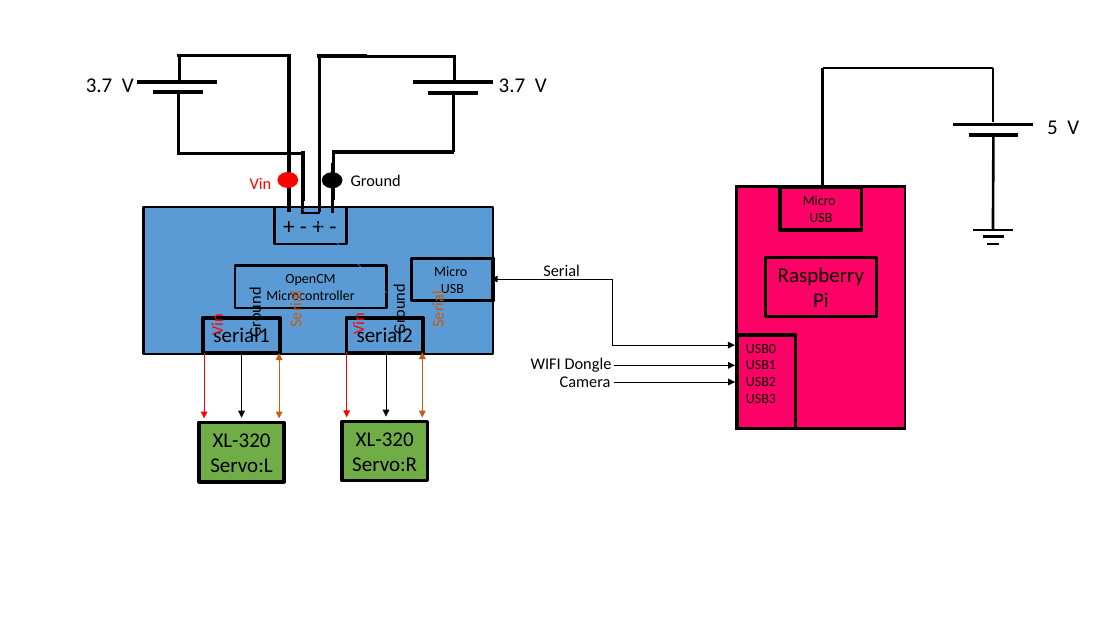
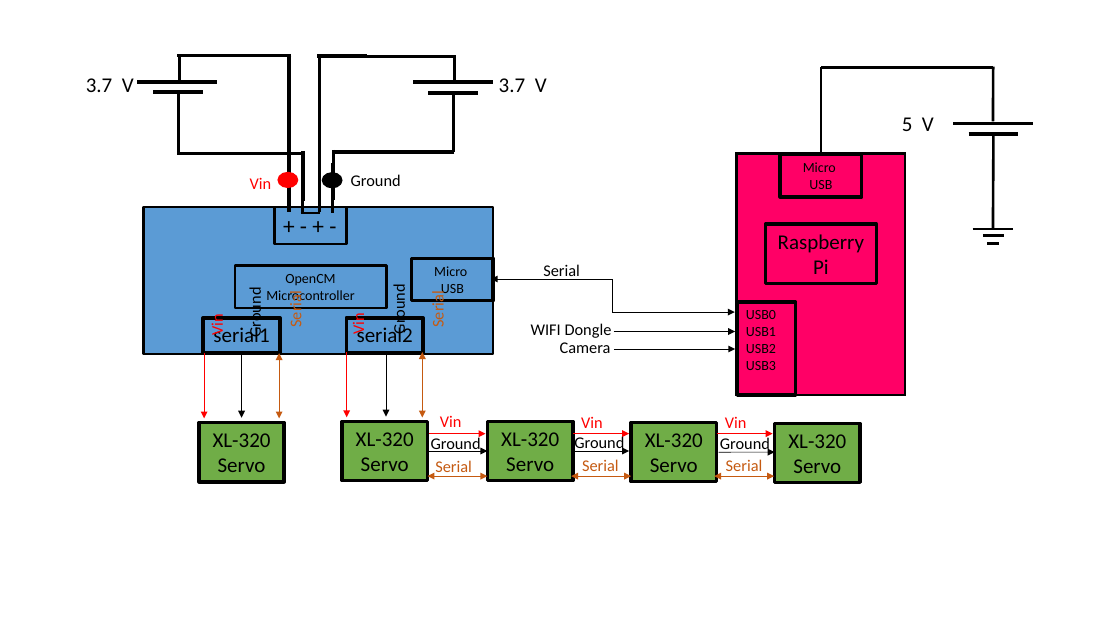
Before and after one commit to dudamoos/ece-499-hw1, a slide deck: slide 1 of design/electricalDiagram.pptx. Drawn at 1120x630 pixels with LibreOffice and Linux fonts; fonts in the diff are those of the drawing. Boxes give left, top, right and bottom in pixels: in the first picture for what was removed or moved away, otherwise in the second. Text is boxed around its words. In the diff, an @@ line names an element or a change of style, - is before the commit and + after.

```diff
--- a/design/electricalDiagram.pptx
+++ b/design/electricalDiagram.pptx
@@ line moved from (823, 68) - (823, 126) to (821, 67) - (821, 154) @@
@@ text "5 V": place and size @@
-text "5 V" at [1047, 120, 1079, 134]
+text "5 V" at [902, 117, 934, 131]
@@ line removed from (823, 126) to (823, 186) @@
@@ rectangle "Micro": place and size @@
-rectangle "Micro" at [781, 187, 862, 229]
+rectangle "Micro" at [781, 155, 862, 197]
@@ elbow double arrow moved from (491, 279) - (735, 345) to (491, 279) - (735, 313) @@
@@ 3 rectangles, 2 texts, 1 arrow: place and size @@
-3 rectangles, 2 texts, 1 arrow at [531, 187, 906, 429]
+3 rectangles, 2 texts, 1 arrow at [531, 154, 906, 396]
@@ arrow moved from (614, 382) - (735, 382) to (614, 350) - (735, 350) @@
@@ text added at [440, 416, 462, 427], 14 pt, text #FF0000 @@
+Vin
@@ text added at [581, 417, 603, 428], 14 pt, text #FF0000 @@
+Vin
@@ text added at [725, 417, 747, 428], 14 pt, text #FF0000 @@
+Vin
@@ arrow added from (429, 434) to (486, 434), #FF0000 0.5 pt @@
@@ text added at [431, 436, 481, 454], 14 pt, text #000000 @@
+Ground
@@ rectangle added at [487, 422, 573, 481], fill #70AD47, outline #000000 3 pt, 18 pt, text #000000 @@
+XL-320
+Servo
@@ arrow added from (573, 434) to (629, 434), #FF0000 0.5 pt @@
@@ text added at [574, 435, 624, 453], 14 pt, text #000000 @@
+Ground
@@ rectangle added at [631, 423, 717, 481], fill #70AD47, outline #000000 3 pt, 18 pt, text #000000 @@
+XL-320
+Servo
@@ arrow added from (717, 434) to (773, 434), #FF0000 0.5 pt @@
@@ text added at [720, 436, 770, 454], 14 pt, text #000000 @@
+Ground
@@ rectangle added at [775, 423, 860, 482], fill #70AD47, outline #000000 3 pt, 18 pt, text #000000 @@
+XL-320
+Servo
@@ text in rectangle at [218, 458, 266, 472]: text changed @@
-Servo:L
+Servo
@@ text in rectangle at [361, 457, 409, 471]: text changed @@
-Servo:R
+Servo
@@ arrow added from (428, 451) to (487, 451), #000000 0.5 pt @@
@@ double arrow added from (487, 476) to (428, 476), #C55A11 0.5 pt @@
@@ text added at [435, 460, 472, 477], 14 pt, text #C55A11 @@
+Serial
@@ double arrow added from (631, 476) to (571, 476), #C55A11 0.5 pt @@
@@ arrow added from (573, 451) to (629, 451), #000000 0.5 pt @@
@@ text added at [582, 459, 619, 471], 14 pt, text #C55A11 @@
+Serial
@@ double arrow added from (775, 476) to (714, 476), #C55A11 0.5 pt @@
@@ arrow added from (718, 452) to (775, 452), #000000 0.5 pt @@
@@ text added at [726, 459, 763, 471], 14 pt, text #C55A11 @@
+Serial
```
Also in this commit, not shown: 2 other files.
